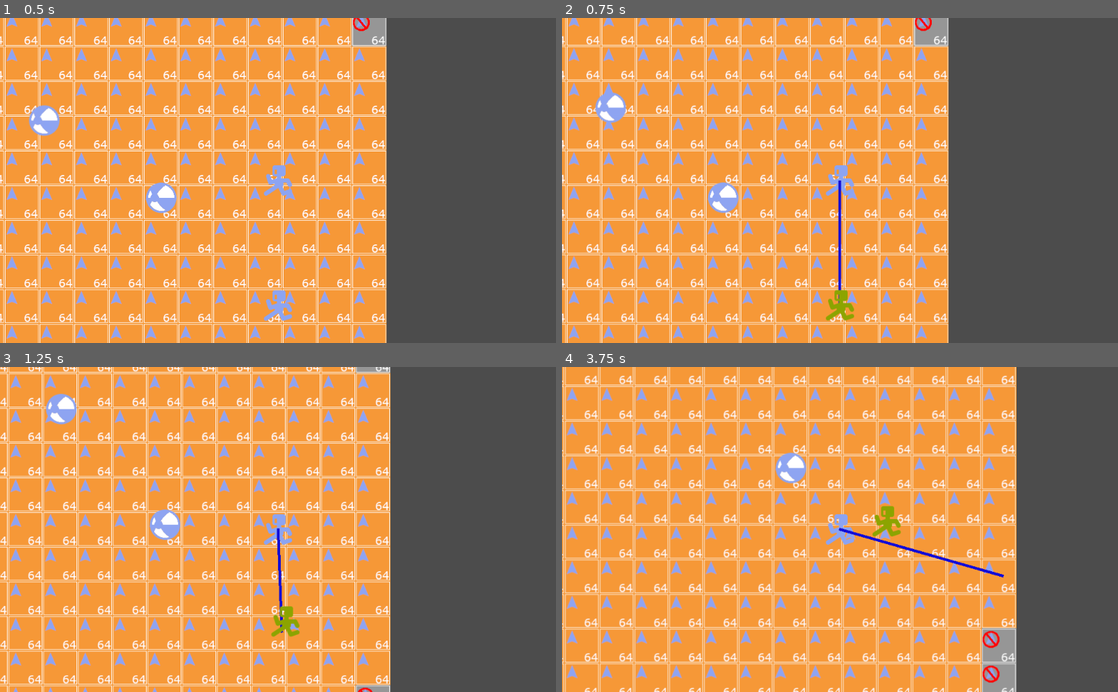
Above: before the commit, frames 1-4 (two rows, left to right).
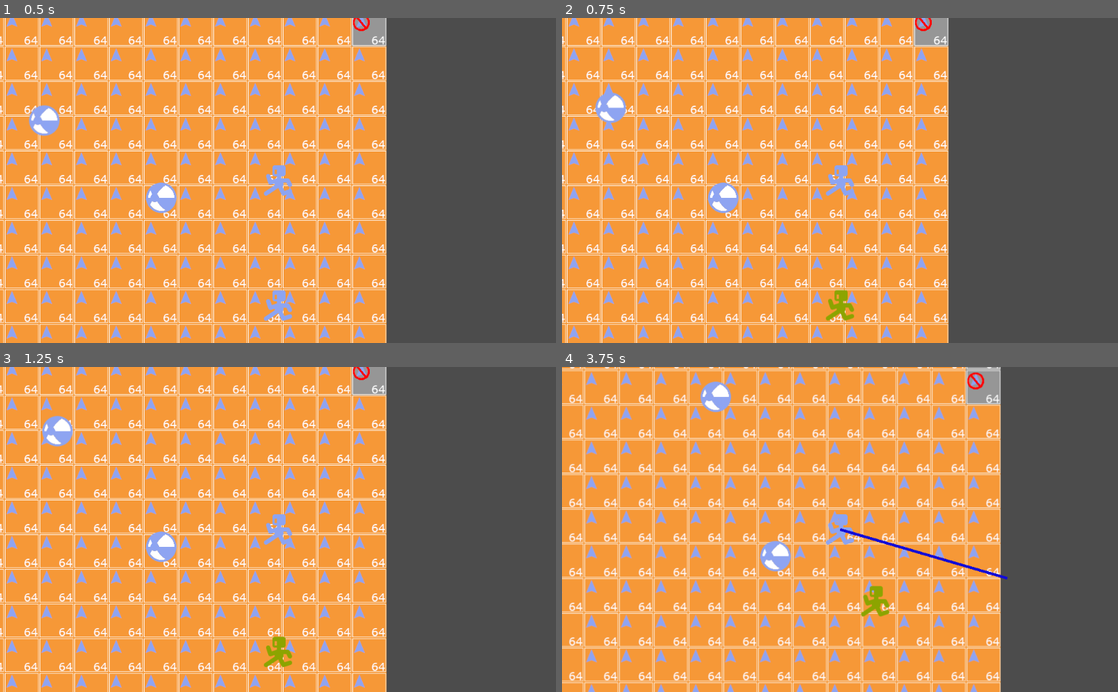
Above: after the commit, the same moments.

Repository: devnull-twitch/learn-godot
Game: Godot game, scene res://scenes/2DNavigation.tscn
The game is run twice, just before and just after one commit, with the same random seed, the same clock (stepped at 60 frames per second) and the same inputs.
Inputs (mouse positions are in pixels of both pictures, inside the frame that each line leads up to):
- Up to frame 1 (0.5 s): no input
- Up to frame 2 (0.75 s): move the mouse to (840, 304) at 0.52 s; click (840, 304) at 0.67 s
- Up to frame 3 (1.25 s): no input
- Up to frame 4 (3.75 s): move the mouse to (728, 545) at 1.27 s; click (728, 545) at 1.42 s; move the mouse to (895, 458) at 2.02 s; click (895, 458) at 2.17 s; move the mouse to (812, 594) at 2.77 s; click (812, 594) at 2.92 s; move the mouse to (1006, 578) at 3.52 s; click (1006, 578) at 3.67 s

Frame 1 is identical in both runs. In frame 2, 5.5% of the frame differs, in the area x 0-70%, y 0-99%; in frame 3, 32%; in frame 4, 41%, in the area x 0-82%, y 0-100%.

Commit message:
add some documentation and fixed minor bugs

Diff:
--- a/preset/FollowMeAgent.tscn
+++ b/preset/FollowMeAgent.tscn
@@ -13,9 +13,12 @@
 target_desired_distance = 90.0
 
 [node name="Area2D" type="Area2D" parent="." index="3"]
+monitoring = false
+monitorable = false
 
 [node name="CollisionShape2D" type="CollisionShape2D" parent="Area2D" index="0"]
 shape = SubResource( 1 )
 
 [connection signal="velocity_computed" from="NavigationAgent2D" to="." method="_on_NavigationAgent2D_velocity_computed"]
-[connection signal="input_event" from="Area2D" to="." method="_on_Area2D_input_event"]
+[connection signal="mouse_entered" from="Area2D" to="." method="_on_Area2D_mouse_entered"]
+[connection signal="mouse_exited" from="Area2D" to="." method="_on_Area2D_mouse_exited"]
--- a/preset/PlayerCharacter.tscn
+++ b/preset/PlayerCharacter.tscn
@@ -6,9 +6,12 @@
 [node name="KinematicBody2D" instance=ExtResource( 1 )]
 script = ExtResource( 2 )
 
+[node name="NavigationAgent2D" parent="." index="1"]
+max_speed = 100.0
+
 [node name="Camera2D" type="Camera2D" parent="." index="3"]
 current = true
 
+[connection signal="navigation_finished" from="NavigationAgent2D" to="." method="_on_NavigationAgent2D_navigation_finished"]
 [connection signal="path_changed" from="NavigationAgent2D" to="." method="_on_NavigationAgent2D_path_changed"]
-[connection signal="target_reached" from="NavigationAgent2D" to="." method="_on_NavigationAgent2D_target_reached"]
 [connection signal="velocity_computed" from="NavigationAgent2D" to="." method="_on_NavigationAgent2D_velocity_computed"]
--- a/src/Navigation2D/Charcter.gd
+++ b/src/Navigation2D/Charcter.gd
@@ -1,31 +1,87 @@
+# This script is assigned to the main player node.
+# The main player is controlled with RTS like controls. A player click on the
+# map will make the player character go to the clicked position.
+
+# The base node for the main character is a KinematicBody2D this allows us
+# to do physics based moivements later on.
 extends KinematicBody2D
 
+# We set a custom class name for this node so we reference this specific node
+# type in FollowMeAgent.gd as the target for the follower.
 class_name Character
 
+# target is last clicked position of the player. This is set within the
+# _unhandled_input method.
 var target = null
+
+# Getting a reference of two other nodes in this character scene.
 onready var nav_agent = $NavigationAgent2D;
 onready var nav_path = get_node("../PlayerPath")
 
+# _unhandled_input is called whener any button press or mouse movement, clicks,
+# or any other user input occurs.
 func _unhandled_input(event):
+
+	# We only care for mouse button events
 	if event is InputEventMouseButton:
+
+		# We type cast the event to be a mouse button event so we can read
+		# properties exclusive to a InputEventMouseButton
 		var mouse_event = event as InputEventMouseButton
-		if mouse_event.button_index == BUTTON_LEFT:
+
+		# The explusive iknfo we need is the button index that is pressed.
+		# If we do not check this a right mouse button click would also
+		# make the character move.
+		if mouse_event.is_pressed() and mouse_event.button_index == BUTTON_LEFT:
+
+			# You can get the current mouse pointer location in world space
+			# at any time from a node using get_global_mouse_position()
 			var mouse_target = get_global_mouse_position()
+
+			# We use that position as the taret for the character
 			nav_agent.set_target_location(mouse_target)
 			target = nav_agent.get_final_location()
 
+
+# _physics_process is called once every physics frame.
 func _physics_process(delta):
+
+	# If we are currently having a target position to go to
 	if target != null:
-		nav_agent.set_target_location(target)
+		# we get the next point on our path to the target
 		var next_location = nav_agent.get_next_location()
+		# and calculate a vector that represents the velocity we want the
+		# character to have so it will reach the next location on the path.
 		var unsafe_velocity =  global_position.direction_to(next_location).normalized() * 100
+		# But this would not take into account obstacles or other agants.
+		# We dont want to collide with anyone, so we ask the godot navigation
+		# service to calculate a safe velocity that takles our surroundings
+		# into account.
 		nav_agent.set_velocity(unsafe_velocity)
 
+# _on_NavigationAgent2D_velocity_computed is a method called by a signal from
+# the NavigationAgent2D with  a safe velocity. It is guaranteed that we will
+# not run into anything using the velocity.
 func _on_NavigationAgent2D_velocity_computed(safe_velocity):
+	# If we are slow we might be running into an obstacle so lets see if we can
+	# identfy a better path by re-calculating the path to the target.
+	# You could also do this in _physics_process if you dont have many agents
+	# in your game and as such performance is not an issue for you.
+	if safe_velocity.length() <= 35:
+		nav_agent.set_target_location(target)
+
+	# move_and_slide is a method provided by KinematicBody2D and will do the
+	# actual movement
 	move_and_slide(safe_velocity)
 
-func _on_NavigationAgent2D_target_reached():
-	target = null;
-
+# This method is conencted to a signal from the agent, and is called when the
+# path to the target is updated. We use this to update the rendering of the
+# path preview you see for the character.
 func _on_NavigationAgent2D_path_changed():
 	nav_path.points = nav_agent.get_nav_path()
+
+# _NavigationAgent2D_navigation_finished is also a method called be an agent
+# signal and removes the current target because we have reached the closest
+# point we can to the clicked position.
+func _on_NavigationAgent2D_navigation_finished():
+	target = null;
--- a/src/Navigation2D/FollowMeAgent.gd
+++ b/src/Navigation2D/FollowMeAgent.gd
@@ -1,11 +1,29 @@
+# The FollowMeAgent is placed on a kinematic body that will alws try to reach
+#
+# a position close to the character supplyed in the editors property
+# "Path to player"
+
 extends KinematicBody2D
 
+# This creates a field in the editor UI for you to assign the target character
+# node to follow. This will contain a string as ap node path to the character
+# node and not a direct reference of said node.
 export(NodePath) var path_to_player
+
+# player_node will contain a reference to the actual node after the
+# ready function is complete
 var player_node: Character
+
+# A few references to other nodes in this scene
 onready var nav_agent = $NavigationAgent2D
 onready var sprite = $Sprite
+
+# This internal state represents if the node is curretly following the
+# character or not. You can change that by clicking on the follower
+# in the game.
 var active_follow = false setget update_active_follow
 
+# Just a few color values for modulation to visualize the active state
 const active_color = Color(1, 1, 0, 1)
 const inactive_color = Color(1, 1, 1, 1)
 
@@ -13,37 +31,65 @@
 func _ready():
 	player_node = get_node(path_to_player)
 
+# _physics_process is called once every physics frame
 func _physics_process(delta):
+	# If we do not have a reference to a node to follow or we are not in an
+	# active follow state we dont do anything.
 	if player_node == null or !active_follow:
 		return
 
+	# Otherwise we take the current target position as our target position to move to.
 	nav_agent.set_target_location(player_node.global_position)
-	if nav_agent.is_target_reached():
+
+	# If we are close enough to the character we dont do anything.
+	if nav_agent.is_navigation_finished():
 		return
 
-	var d = global_position.distance_to(player_node.global_position)
-	if d < 90:
-		return
-
+	# If we are not we get the next point oin our path to the player.
 	var next_location = nav_agent.get_next_location()
+	# We then calculate a unsafe velocity. So If we use this without collision avoidance we might
+	# run into a physics object or other agent.
 	var unsafe_velocity =  global_position.direction_to(next_location).normalized() * 50
+	# So we ask the navigation system to calculate a safe velocity
 	nav_agent.set_velocity(unsafe_velocity)
 
-
+# _on_NavigationAgent2D_velocity_computed is called when a safe velocity is calculated
 func _on_NavigationAgent2D_velocity_computed(safe_velocity):
+	# We use that velocity to let the physics engione move the follower.
 	move_and_slide(safe_velocity)
 
-
-func _on_Area2D_input_event(viewport, event, shape_idx):
-	if event is InputEventMouseButton:
-		var mouse_event = event as InputEventMouseButton
-		if mouse_event.is_pressed() and mouse_event.button_index == BUTTON_LEFT:
-			update_active_follow(!active_follow)
-			get_tree().set_input_as_handled()
-
+# set state and update modulate color of the sprite to visualize follow state
 func update_active_follow(new_val):
 	active_follow = new_val
 	if new_val:
 		sprite.modulate = active_color
 	else:
 		sprite.modulate = inactive_color
+
+# If the follower is clicked we do not want to move to that.
+# Because of the order of methods we need a few methods to prevent this.
+# If you read the documentation you see an area has a "input_event" signal.
+# But have a look at this page:
+# https://docs.godotengine.org/en/stable/tutorials/inputs/inputevent.html#how-does-it-work
+# The collision methods are called even after the "_unhandled_input" in the character.
+# So the better option is to detect when the mouse enter or leaves and then handle clicks in
+# _input.
+
+var mouse_in_are: bool = false
+
+func _input(event):
+	# same as in Character we check if the input event is a mouse button click
+	if mouse_in_are and event is InputEventMouseButton:
+		# we then check if the left mouse button was clicked
+		var mouse_event = event as InputEventMouseButton
+		if mouse_event.is_pressed() and mouse_event.button_index == BUTTON_LEFT:
+			# and update the internal active follow state
+			update_active_follow(!active_follow)
+			# and we also mark this click as handled. So we dont trigger a movement to this location.
+			get_tree().set_input_as_handled()
+
+func _on_Area2D_mouse_entered():
+	mouse_in_are = true
+
+func _on_Area2D_mouse_exited():
+	mouse_in_are = false
